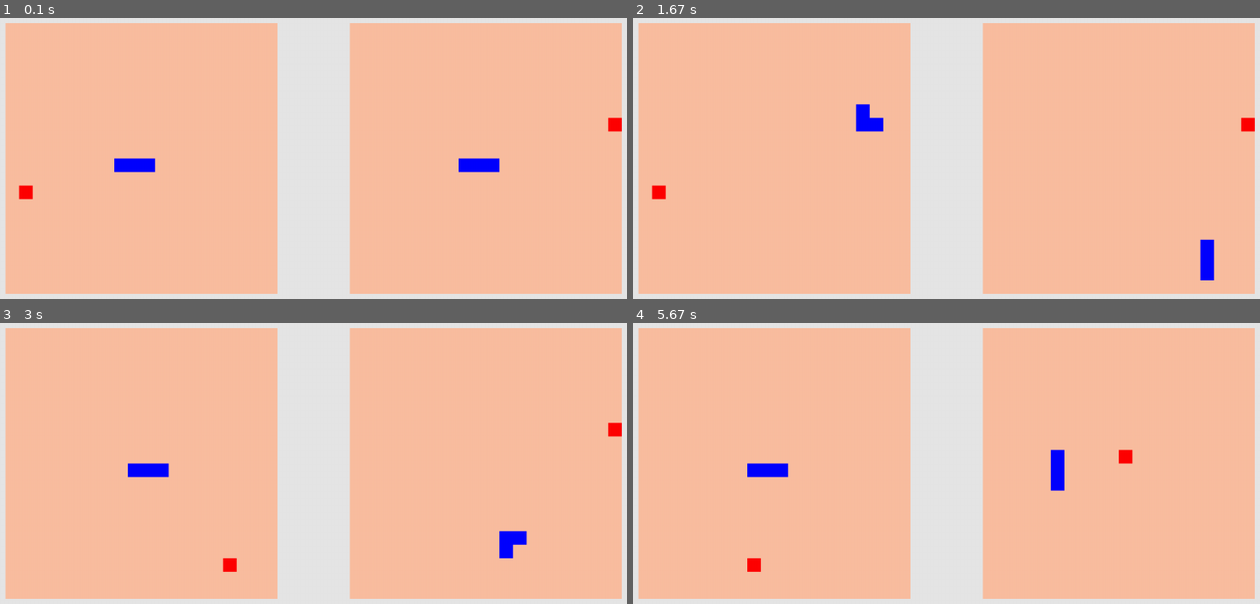
Above: before the commit, frames 1-4 (two rows, left to right).
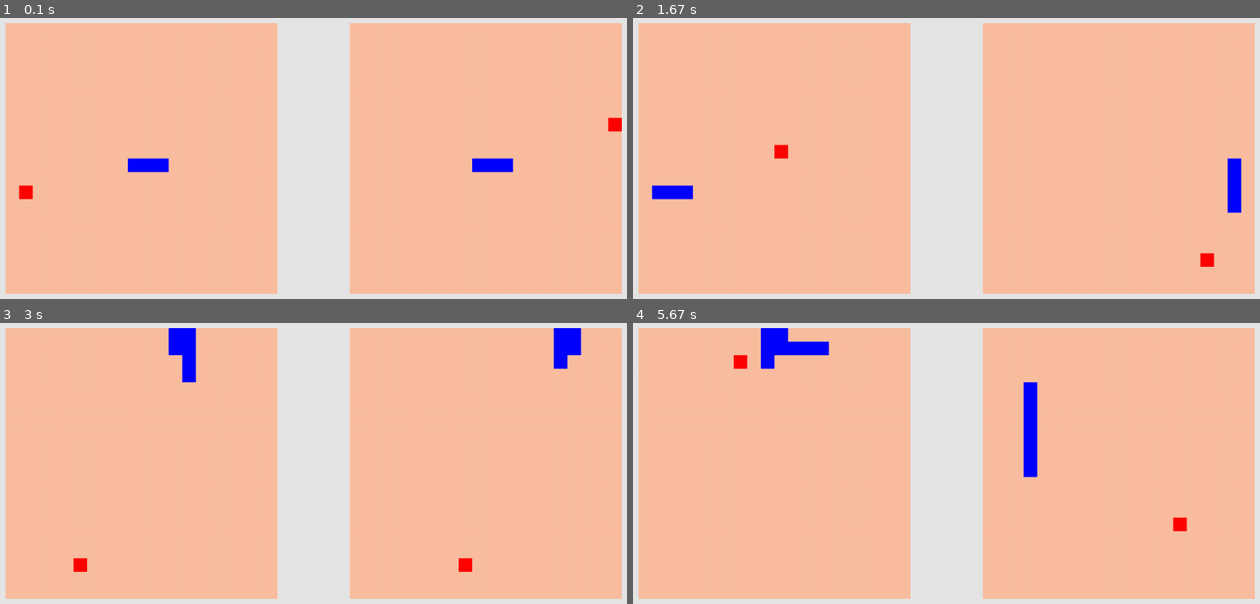
Above: after the commit, the same moments.

Repository: SamiFatmi/Snake-AI
Game: pygame game, started from snake_training_academy.py
Two runs of this game, one before a commit and one after it. Both use one fixed random seed, a clock stepped at 60 frames per second and the inputs below.
Inputs:
- Up to frame 1 (0.1 s): no input
- Up to frame 2 (1.67 s): no input
- Up to frame 3 (3 s): no input
- Up to frame 4 (5.67 s): no input

The runs differ from the first frame. In frame 1, 0.5% of the frame differs, in the area x 18-82%, y 49-55%; in frame 2, 1.7%; in frame 3, 2.3%; in frame 4, 2.8%, in the area x 16-89%, y 1-89%.

Commit message:
update possible directions for agents

Diff:
--- a/snake_training_academy.py
+++ b/snake_training_academy.py
@@ -1,3 +1,4 @@
+from tracemalloc import Snapshot
 import pygame, sys, random
 from pygame.math import Vector2
 
@@ -49,23 +50,95 @@
     def __init__(self,screen = 1) -> None:
         self.screen = screen
         self.score = 0
-        self.weights = [0,0,0,0,0,0,0]
+        self.weights = [-10,1,10,5]
         self.snake = SNAKE(screen)
         self.fruit = FRUIT(screen)
 
     def decide_direction(self):
-        while True :
-            direction = random.choice([Vector2(1,0),Vector2(-1,0),Vector2(0,1),Vector2(0,-1)])
-            if direction + self.snake.body[0] - self.snake.body[1] != Vector2(0,0):
-                self.snake.direction = direction
-                break
+        current_direction = self.snake.body[1] - self.snake.body[0]
+        directions = [Vector2(1,0),Vector2(-1,0),Vector2(0,1),Vector2(0,-1)]
+
+        available_directions = []
+        for direction in directions :
+            if self.snake.body[0][0] + direction[0]<=n_cells-1 and self.snake.body[0][1] + direction[1]<=n_cells-1 and self.snake.body[0][0] + direction[0]>=0 and self.snake.body[0][1] + direction[1]>=0 and self.snake.body[0] + direction not in self.snake.body[1:]:
+                available_directions.append(direction)
+
+        directions_scores = []
+        if len(available_directions)==1:
+            self.snake.direction = available_directions[0]
+        else :
+            for direction in available_directions :
+                #dangerous_move
+                if self.snake.body[0][0]+direction[0]>n_cells-1 or self.snake.body[0][1]+direction[1]>n_cells-1 or self.snake.body[0][0]+direction[0]<0 or self.snake.body[0][1]+direction[1]<0 or self.snake.body[0]+direction in self.snake.body[2:] :
+                    dangerous_move = 1
+                else :
+                    dangerous_move = 0
+
+                #towards_fruit
+                if self.snake.body[0][0] == self.fruit.position[0] and direction[0]==0 :
+                    if direction[1] == 1 and self.fruit.position[1] - self.snake.body[0][1] > 0:
+                        towards_fruit = 1
+                    elif direction[1] == -1 and self.fruit.position[1] - self.snake.body[0][1] < 0:
+                        towards_fruit = 1
+                    else :
+                        towards_fruit = 0
+                elif self.snake.body[0][1] == self.fruit.position[1] and direction[1] == 0  :
+                    if direction[0] == 1 and self.fruit.position[0] - self.snake.body[0][0] > 0:
+                        towards_fruit = 1
+                    elif direction[0] == -1 and self.fruit.position[0] - self.snake.body[0][0] < 0:
+                        towards_fruit = 1
+                    else :
+                        towards_fruit = 0
+                else :
+                    towards_fruit = 0
+
+                #save_from_danger
+                if self.snake.body[0] + current_direction in self.snake.body[1:] or self.snake.body[0][0]+current_direction[0]>n_cells-1 or self.snake.body[0][1]+current_direction[1]>n_cells-1 or self.snake.body[0][0]+current_direction[0]<0 or self.snake.body[0][1]+current_direction[1]<0 :
+                    if not (self.snake.body[0][0]+direction[0]>n_cells-1 or self.snake.body[0][1]+direction[1]>n_cells-1 or self.snake.body[0][0]+direction[0]<0 or self.snake.body[0][1]+direction[1]<0 or self.snake.body[0]+direction in self.snake.body[1:]) :
+                        save_from_danger = 1
+                    else :
+                        save_from_danger = 0
+                else :
+                    save_from_danger = 0
+
+
+                #eat the fruit
+                if self.snake.body[0] + direction == self.fruit.position :
+                    eat_fruit = 1
+                else:
+                    eat_fruit = 0
+
+                score = dangerous_move*self.weights[0] + towards_fruit*self.weights[1] + save_from_danger*self.weights[2] + eat_fruit*self.weights[3]
+
+                directions_scores.append([score,direction])
+
+            if len(directions_scores) == 3 :
+                if directions_scores[0][0] > directions_scores[1][0] :
+                    if directions_scores[0][0] > directions_scores[2][0] :
+                        self.snake.direction = directions_scores[0][1]
+                    else :
+                        self.snake.direction = directions_scores[2][1]
+                else :
+                    if directions_scores[1][0] > directions_scores[2][0] :
+                        self.snake.direction = directions_scores[1][1]
+                    else :
+                        self.snake.direction = directions_scores[2][1]
+            elif len(directions_scores) == 2 :
+                if directions_scores[0][0] > directions_scores[1][0] :
+                    self.snake.direction = directions_scores[0][1]
+                else :
+                    self.snake.direction = directions_scores[1][1]
+            elif len(directions_scores)==1:
+                self.snake.direction == directions_scores[0][1]
+
+
 
 
     def update(self):
         self.snake.move_snake()
         self.decide_direction()
+        self.check_collision()
         self.check_death()
-        self.check_collision()
 
     def draw_elements(self):
         self.snake.draw_snake()
@@ -80,7 +153,7 @@
                     break
 
     def check_death(self):
-        if self.snake.body[0] in self.snake.body[1:]:
+        if self.snake.body[0] in self.snake.body[2:]:
             self.game_over()
 
         if self.snake.body[0][0] < 0 or self.snake.body[0][0] > n_cells-1 or self.snake.body[0][1] < 0 or self.snake.body[0][1] > n_cells-1 :
@@ -89,6 +162,7 @@
     def game_over(self):
         self.snake = SNAKE(self.screen)
         self.fruit = FRUIT(self.screen)
+        self.weights = [ random.random() for x in range(4)]
 
 
 
@@ -125,7 +199,7 @@
 # screen update
 
 SCREEN_UPDATE = pygame.USEREVENT
-pygame.time.set_timer(SCREEN_UPDATE,100)
+pygame.time.set_timer(SCREEN_UPDATE,50)
 
 
 #game loop
